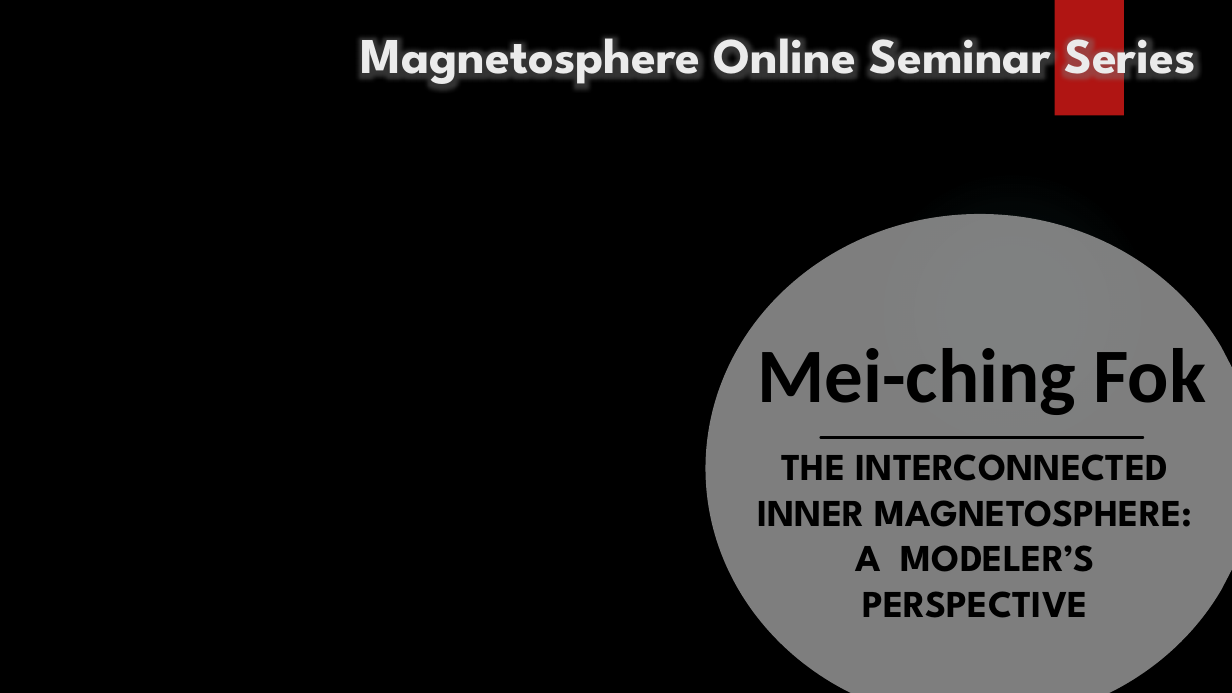
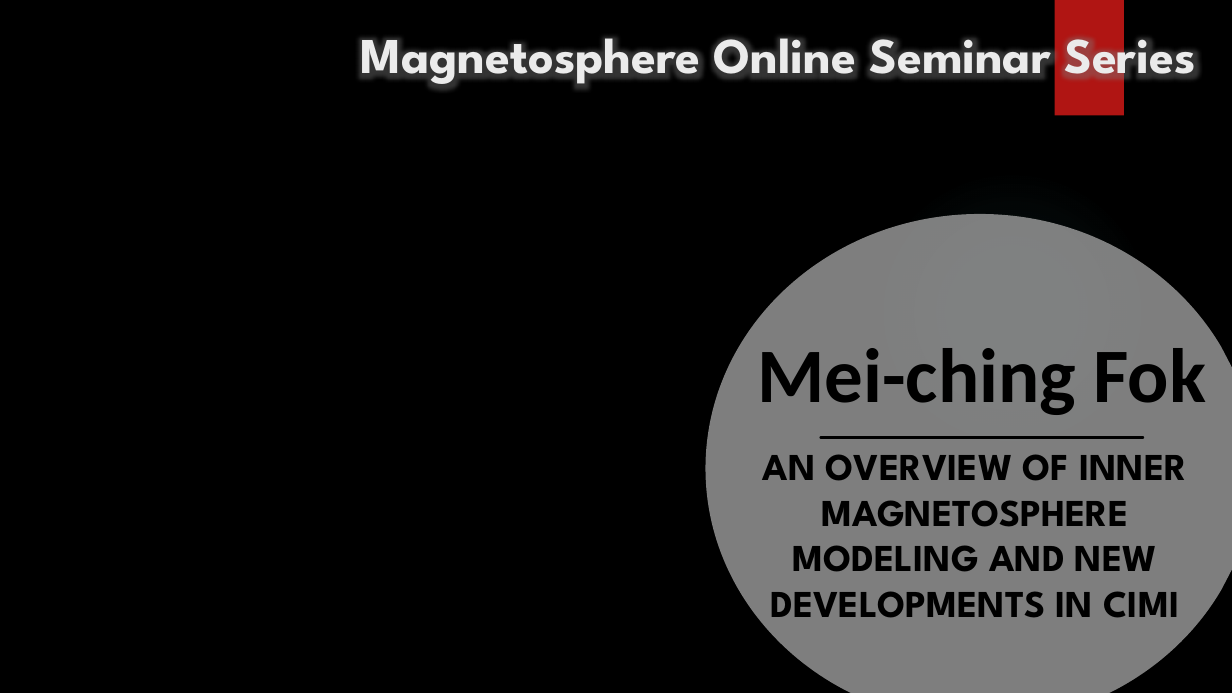
Before and after one commit to MSOLSS/MagSeminars, a slide deck: slide 1 of MSOSS_title.pptx. Drawn at 1232x693 pixels with LibreOffice and Linux fonts; fonts in the diff are those of the drawing; background and template pictures are left out. Boxes give left, top, right and bottom in pixels: in the first picture for what was removed or moved away, otherwise in the second. Text is boxed around its words. In the diff, an @@ line names an element or a change of style, - is before the commit and + after.

```diff
--- a/MSOSS_title.pptx
+++ b/MSOSS_title.pptx
@@ subtitle at (763,454,1187,618): text changed @@
-THE INTERCONNECTED INNER MAGNETOSPHERE: A MODELER’S PERSPECTIVE
+AN OVERVIEW OF INNER MAGNETOSPHERE MODELING AND NEW DEVELOPMENTS IN CIMI
```
